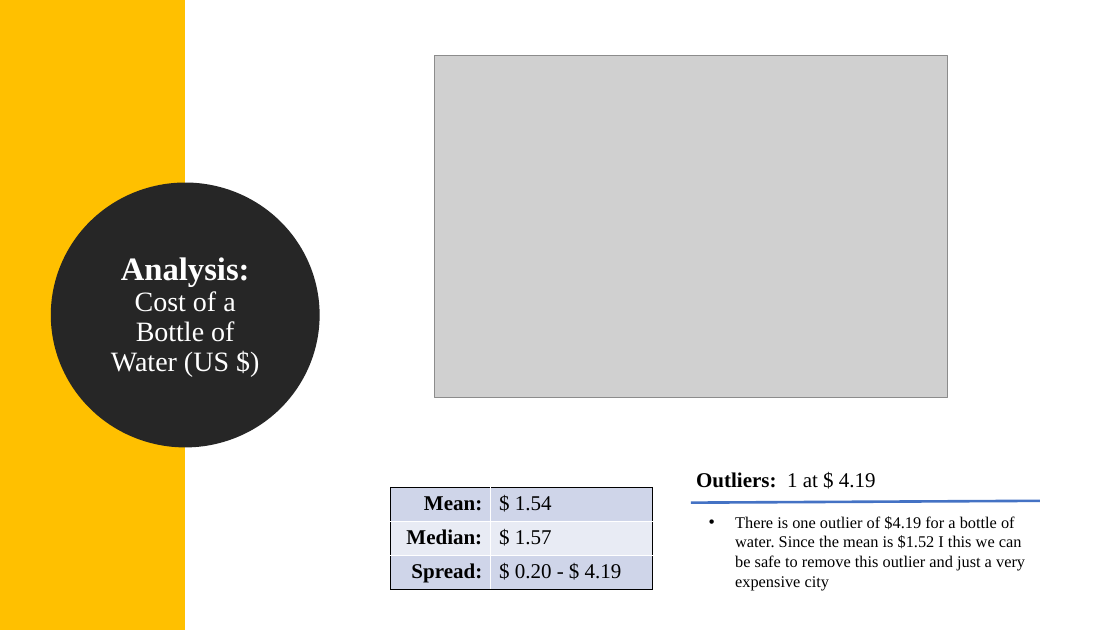
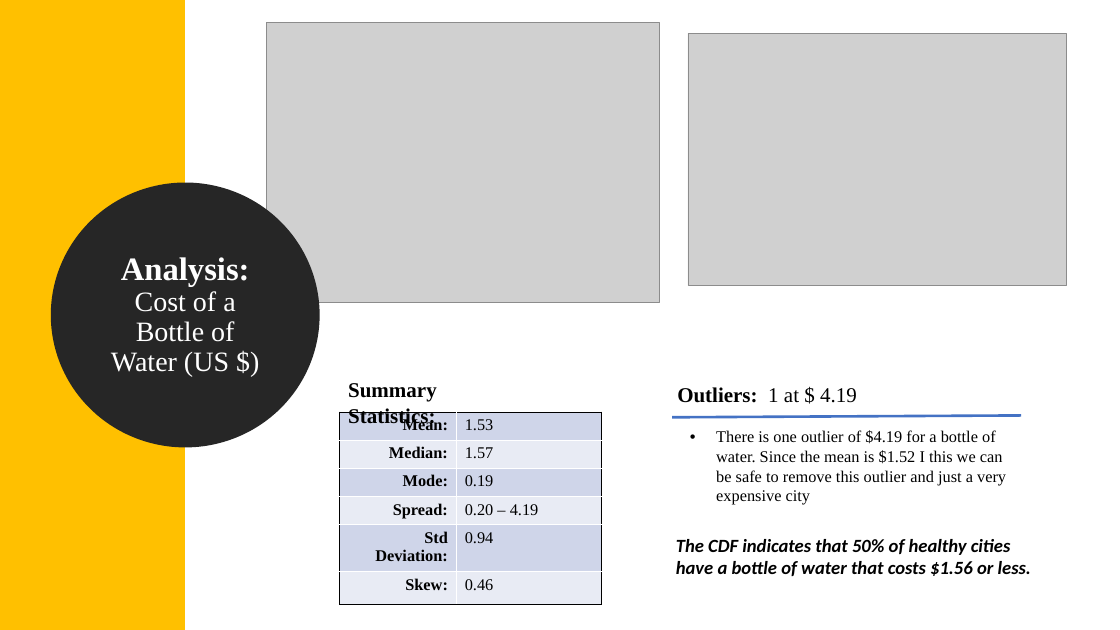
Before and after one commit to catie-williams/bu-dsc, a slide deck: slide 6 of DSC530/Healthiest City/Healthy Lifestyles.pptx. Drawn at 1120x630 pixels with LibreOffice and Linux fonts; fonts in the diff are those of the drawing; grey boxes stand for pictures. Boxes give left, top, right and bottom in pixels: in the first picture for what was removed or moved away, otherwise in the second. Text is boxed around its words. In the diff, an @@ line names an element or a change of style, - is before the commit and + after.

```diff
--- a/DSC530/Healthiest City/Healthy Lifestyles.pptx
+++ b/DSC530/Healthiest City/Healthy Lifestyles.pptx
@@ picture added at (266, 23, 659, 302) @@
@@ picture removed at (434, 55, 948, 397) @@
@@ picture added at (688, 34, 1066, 286) @@
@@ text added at (348, 383, 437, 427), 18 pt, text #000000, bold @@
+Summary Statistics:
@@ table at (340, 413, 602, 594) @@
-row 1: Mean: | $ 1.54
-row 2: Median: | $ 1.57
-row 3: Spread: | $ 0.20 - $ 4.19
+row 1: Mean: | 1.53
+row 2: Median: | 1.57
+row 3: Mode: | 0.19
+row 4: Spread: | 0.20 – 4.19
+row 5: Std Deviation: | 0.94
+row 6: Skew: | 0.46
@@ table: place and size @@
-table at (391, 487, 653, 590)
+table at (340, 413, 602, 594)
@@ 2 texts, 1 line: place and size @@
-2 texts, 1 line at (691, 472, 1040, 591)
+2 texts, 1 line at (672, 387, 1022, 505)
@@ text added at (676, 539, 1031, 576), 16 pt, text #000000, bold, italic @@
+The CDF indicates that 50% of healthy cities have a bottle of water that costs $1.56 or less.
```
Also in this commit, not shown: 7 other slides changed, 1 slide added, 2 slides removed, 3 other files.
